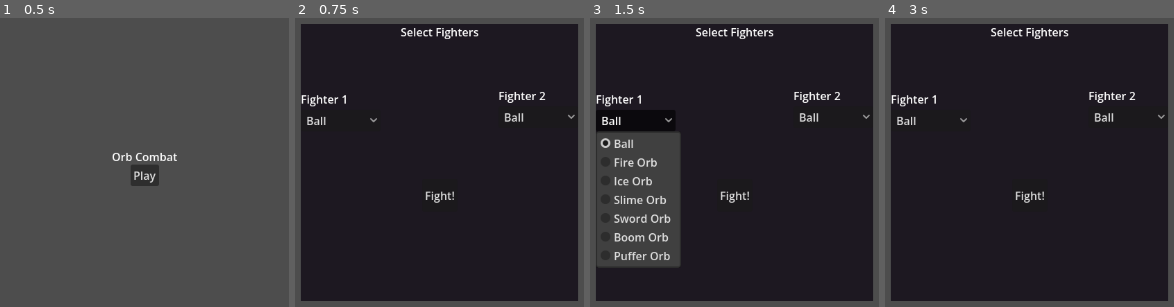
Above: before the commit, frames 1-4 (left to right).
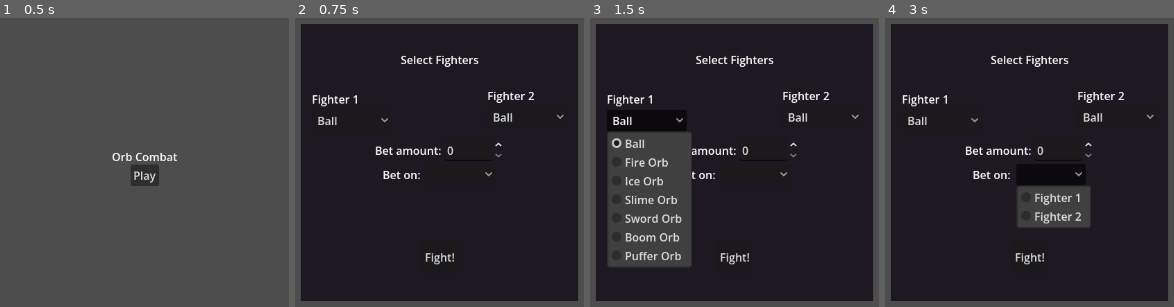
Above: after the commit, the same moments.

Repository: Cascachu/OrbCombat
Game: Godot game, scene res://main_menu.tscn
Two runs of this game, one before a commit and one after it. Both use one fixed random seed, a clock stepped at 60 frames per second and the inputs below.
Inputs (mouse positions are in pixels of both pictures, inside the frame that each line leads up to):
- Up to frame 1 (0.5 s): no input
- Up to frame 2 (0.75 s): click "Play" at 0.5 s
- Up to frame 3 (1.5 s): click "Ball" at 1.25 s
- Up to frame 4 (3 s): click "Fight!" at 2 s; click (1049, 174) at 2.77 s

Frame 1 is identical in both runs. In frame 2, 3.3% of the frame differs, in the area x 2-97%, y 3-86%; in frame 3, 8.6%, in the area x 2-97%, y 3-87%; in frame 4, 6.4%.
Error before the commit: Invalid assignment of property or key 'fighter_one' with value of type 'String' on a base object of type 'Nil'. (res://fighter_select.gd:22)
Error after the commit: Invalid access to property or key 'coins' on a base object of type 'Nil'. (res://stats_bar.gd:5)

Commit message:
feat: betting
added a betting mechanic which lets you choose which fighter to bet on and how much to bet, loosing makes you loose the bet amount, a draw makes you keep the bet amount and winning makes you get double of the bet amount back

Diff:
--- a/fighter_select.gd
+++ b/fighter_select.gd
@@ -10,8 +10,11 @@
 	"Puffer Orb": "res://Fighters/puffer_orb.tscn",
 }
 
-@onready var fighter_one_select = $"Fighter 1/OptionButton"
-@onready var fighter_two_select = $"Fighter 2/OptionButton"
+@onready var fighter_one_select = $"Fighters/Fighter 1/OptionButton"
+@onready var fighter_two_select = $"Fighters/Fighter 2/OptionButton"
+@onready var bet_on_select = $Betting/BetOn/OptionButton
+@onready var bet_spinbox = $Betting/BetAmount/SpinBox
+
 
 func _ready():
 	for fighter in FIGHTERS.keys():
@@ -21,4 +24,6 @@
 func _on_fight_pressed():
 	GameState.fighter_one = FIGHTERS[fighter_one_select.get_item_text(fighter_one_select.selected)]
 	GameState.fighter_two = FIGHTERS[fighter_two_select.get_item_text(fighter_two_select.selected)]
+	GameState.bet_amount = int(bet_spinbox.value)
+	GameState.bet_on = "one" if bet_on_select.selected == 0 else "two"
 	get_tree().change_scene_to_file("res://game.tscn")
--- a/fighter_select.tscn
+++ b/fighter_select.tscn
@@ -1,6 +1,7 @@
 [gd_scene format=3 uid="uid://hfovvtbvvgk0"]
 
 [ext_resource type="Script" uid="uid://b8hh8li4brcrd" path="res://fighter_select.gd" id="1_cq34e"]
+[ext_resource type="Script" uid="uid://bfmm5wa0sjjjq" path="res://stats_bar.gd" id="2_at6jn"]
 
 [node name="Fighter Selection" type="Control" unique_id=437093476]
 layout_mode = 3
@@ -27,15 +28,17 @@
 grow_horizontal = 2
 grow_vertical = 2
 mouse_filter = 2
+script = ExtResource("1_cq34e")
 
 [node name="Label" type="Label" parent="Fighter Select" unique_id=1662352123]
 layout_mode = 1
 anchors_preset = 5
 anchor_left = 0.5
 anchor_right = 0.5
-offset_left = -56.5
-offset_right = 56.5
-offset_bottom = 23.0
+offset_left = -56.0
+offset_top = 40.0
+offset_right = 57.0
+offset_bottom = 63.0
 grow_horizontal = 2
 text = "Select Fighters"
 
@@ -50,11 +53,11 @@
 grow_horizontal = 2
 grow_vertical = 2
 mouse_filter = 2
-script = ExtResource("1_cq34e")
 
 [node name="Fighter 1" type="VBoxContainer" parent="Fighter Select/Fighters" unique_id=1030651693]
 layout_mode = 0
-offset_right = 68.0
+offset_left = 16.0
+offset_right = 84.0
 offset_bottom = 47.0
 size_flags_horizontal = 0
 mouse_filter = 2
@@ -73,8 +76,9 @@
 anchor_top = 0.5
 anchor_right = 1.0
 anchor_bottom = 0.5
-offset_left = -68.0
+offset_left = -84.0
 offset_top = -23.5
+offset_right = -16.0
 offset_bottom = 23.5
 grow_horizontal = 0
 grow_vertical = 2
@@ -87,6 +91,49 @@
 [node name="OptionButton" type="OptionButton" parent="Fighter Select/Fighters/Fighter 2" unique_id=1212737270]
 layout_mode = 2
 
+[node name="Betting" type="VBoxContainer" parent="Fighter Select" unique_id=36188157]
+layout_mode = 1
+anchors_preset = 8
+anchor_left = 0.5
+anchor_top = 0.5
+anchor_right = 0.5
+anchor_bottom = 0.5
+offset_left = -93.0
+offset_top = -29.0
+offset_right = 93.0
+offset_bottom = 29.0
+grow_horizontal = 2
+grow_vertical = 2
+size_flags_horizontal = 0
+mouse_filter = 2
+
+[node name="BetAmount" type="HBoxContainer" parent="Fighter Select/Betting" unique_id=1784077285]
+layout_mode = 2
+size_flags_horizontal = 4
+
+[node name="Label" type="Label" parent="Fighter Select/Betting/BetAmount" unique_id=473411676]
+layout_mode = 2
+text = "Bet amount:"
+
+[node name="SpinBox" type="SpinBox" parent="Fighter Select/Betting/BetAmount" unique_id=1616124159]
+layout_mode = 2
+
+[node name="BetOn" type="HBoxContainer" parent="Fighter Select/Betting" unique_id=1970531824]
+layout_mode = 2
+size_flags_horizontal = 4
+
+[node name="Label" type="Label" parent="Fighter Select/Betting/BetOn" unique_id=1761100873]
+layout_mode = 2
+text = "Bet on: "
+
+[node name="OptionButton" type="OptionButton" parent="Fighter Select/Betting/BetOn" unique_id=524099877]
+layout_mode = 2
+item_count = 2
+popup/item_0/text = "Fighter 1"
+popup/item_0/id = 0
+popup/item_1/text = "Fighter 2"
+popup/item_1/id = 1
+
 [node name="Fight!" type="Button" parent="Fighter Select" unique_id=60205262]
 layout_mode = 1
 anchors_preset = 7
@@ -95,9 +142,9 @@
 anchor_right = 0.5
 anchor_bottom = 1.0
 offset_left = -25.0
-offset_top = -176.0
+offset_top = -87.0
 offset_right = 26.0
-offset_bottom = -129.0
+offset_bottom = -40.0
 grow_horizontal = 2
 grow_vertical = 0
 text = "Fight!"
@@ -113,4 +160,26 @@
 mouse_filter = 2
 color = Color(0.11481296, 0.094585754, 0.13023326, 1)
 
-[connection signal="pressed" from="Fighter Select/Fight!" to="Fighter Select/Fighters" method="_on_fight_pressed"]
+[node name="StatsBar" type="Panel" parent="Fighter Select" unique_id=430333224]
+layout_mode = 1
+anchors_preset = 5
+anchor_left = 0.5
+anchor_right = 0.5
+grow_horizontal = 2
+size_flags_horizontal = 4
+script = ExtResource("2_at6jn")
+
+[node name="HBoxContainer" type="HBoxContainer" parent="Fighter Select/StatsBar" unique_id=1135305919]
+layout_mode = 1
+anchors_preset = 5
+anchor_left = 0.5
+anchor_right = 0.5
+offset_left = -20.0
+offset_right = 20.0
+offset_bottom = 40.0
+grow_horizontal = 2
+
+[node name="Coins" type="Label" parent="Fighter Select/StatsBar/HBoxContainer" unique_id=316161582]
+layout_mode = 2
+
+[connection signal="pressed" from="Fighter Select/Fight!" to="Fighter Select" method="_on_fight_pressed"]
--- a/game.gd
+++ b/game.gd
@@ -31,10 +31,15 @@
 
 func show_game_over(result):
 	set_process(false)  # stop checking
-	if result == "Draw!":
-		PlayerStats.add_draw()
-	elif result == fighter_one_name + " wins!":
-		PlayerStats.add_win()  # assuming fighter one is the player
+
+	var won_bet = (result == fighter_one_name + " wins!" and GameState.bet_on == "one") or (result == fighter_two_name + " wins!" and GameState.bet_on == "two")
+	var draw = result == "Draw!"
+
+	if draw:
+		PlayerStats.add_draw(GameState.bet_amount)
+	elif won_bet:
+		PlayerStats.add_win(GameState.bet_amount)
 	else:
-		PlayerStats.add_loss()
-	$CanvasLayer/game_over_panel.show_result(result)
+		PlayerStats.add_loss(GameState.bet_amount)
+
+	$CanvasLayer/GameOverPanel.show_result(result)
--- a/game.tscn
+++ b/game.tscn
@@ -158,22 +158,22 @@
 offset_bottom = 347.0
 scale = Vector2(1.5694268, 1.3546766)
 
-[node name="game_over_panel" type="Panel" parent="CanvasLayer" unique_id=1704381332]
+[node name="GameOverPanel" type="Panel" parent="CanvasLayer" unique_id=1704381332]
 offset_left = 560.0
 offset_top = 304.0
 offset_right = 560.0
 offset_bottom = 304.0
 script = ExtResource("5_7jktm")
 
-[node name="VBoxContainer" type="VBoxContainer" parent="CanvasLayer/game_over_panel" unique_id=177310199]
+[node name="VBoxContainer" type="VBoxContainer" parent="CanvasLayer/GameOverPanel" unique_id=177310199]
 layout_mode = 0
 offset_right = 40.0
 offset_bottom = 40.0
 
-[node name="Result" type="Label" parent="CanvasLayer/game_over_panel/VBoxContainer" unique_id=543449514]
-layout_mode = 2
-
-[node name="Play Again" type="Button" parent="CanvasLayer/game_over_panel/VBoxContainer" unique_id=423930600]
+[node name="Result" type="Label" parent="CanvasLayer/GameOverPanel/VBoxContainer" unique_id=543449514]
+layout_mode = 2
+
+[node name="Play Again" type="Button" parent="CanvasLayer/GameOverPanel/VBoxContainer" unique_id=423930600]
 layout_mode = 2
 text = "Play Again"
 
@@ -207,4 +207,4 @@
 [node name="WorldEnvironment" type="WorldEnvironment" parent="." unique_id=1074748335]
 environment = SubResource("Environment_fc0e3")
 
-[connection signal="pressed" from="CanvasLayer/game_over_panel/VBoxContainer/Play Again" to="CanvasLayer/game_over_panel" method="_on_play_again_pressed"]
+[connection signal="pressed" from="CanvasLayer/GameOverPanel/VBoxContainer/Play Again" to="CanvasLayer/GameOverPanel" method="_on_play_again_pressed"]
--- a/game_state.gd
+++ b/game_state.gd
@@ -2,3 +2,5 @@
 
 var fighter_one = ""
 var fighter_two = ""
+var bet_amount = 0
+var bet_on = ""
--- a/player_stats.gd
+++ b/player_stats.gd
@@ -2,7 +2,7 @@
 
 const SAVE_PATH = "user://stats.txt"
 
-var coins = 0
+var coins = 100
 var wins = 0
 var losses = 0
 
@@ -25,15 +25,16 @@
 	losses = int(file.get_line())
 	file.close()
 
-func add_win():
+func add_win(bet):
 	wins += 1
-	coins += 100
+	coins += bet * 2
 	save_stats()
 
-func add_loss():
+func add_loss(bet):
 	losses += 1
+	coins -= bet
 	save_stats()
 
-func add_draw():
-	coins += 25
+func add_draw(bet):
+	coins += bet
 	save_stats()
--- a/stats_bar.gd
+++ b/stats_bar.gd
@@ -1,10 +1,9 @@
 extends Panel
 
-@onready var coins_label = $HBoxContainer/Coins
-@onready var wins_label = $HBoxContainer/Wins
-@onready var losses_label = $HBoxContainer/Losses
-
 func _process(delta):
-	coins_label.text = "Coins: " + str(PlayerStats.coins)
-	wins_label.text = "Wins: " + str(PlayerStats.wins)
-	losses_label.text = "Losses: " + str(PlayerStats.losses)
+	if has_node("HBoxContainer/Coins"):
+		$HBoxContainer/Coins.text = "Coins: " + str(PlayerStats.coins)
+	if has_node("HBoxContainer/Wins"):
+		$HBoxContainer/Wins.text = "Wins: " + str(PlayerStats.wins)
+	if has_node("HBoxContainer/Losses"):
+		$HBoxContainer/Losses.text = "Losses: " + str(PlayerStats.losses)
